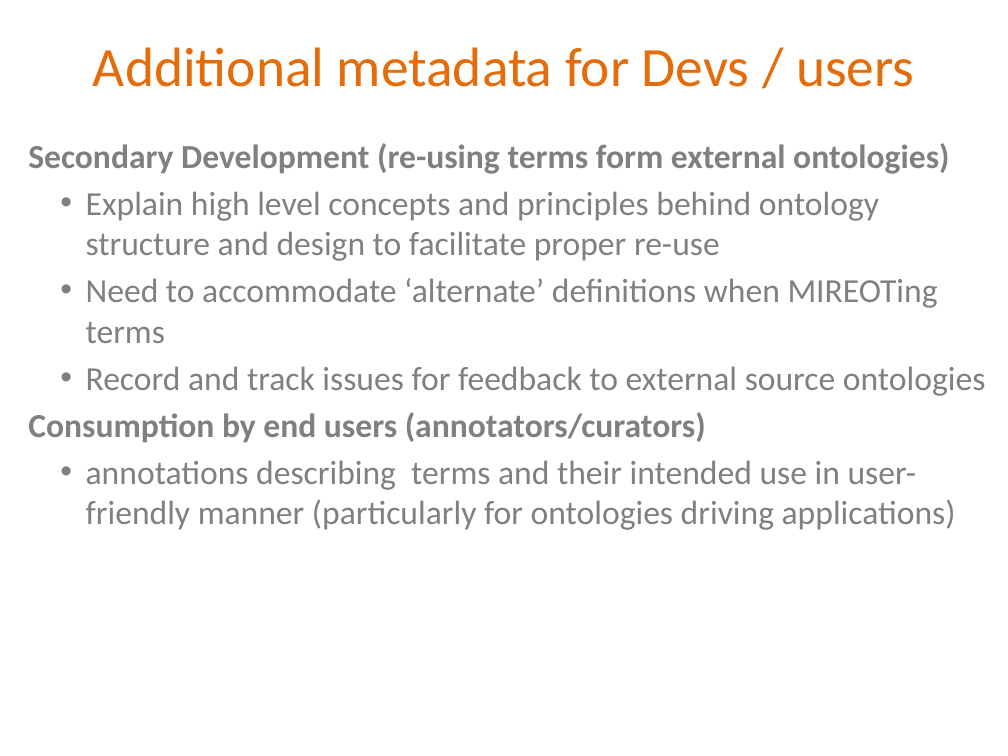
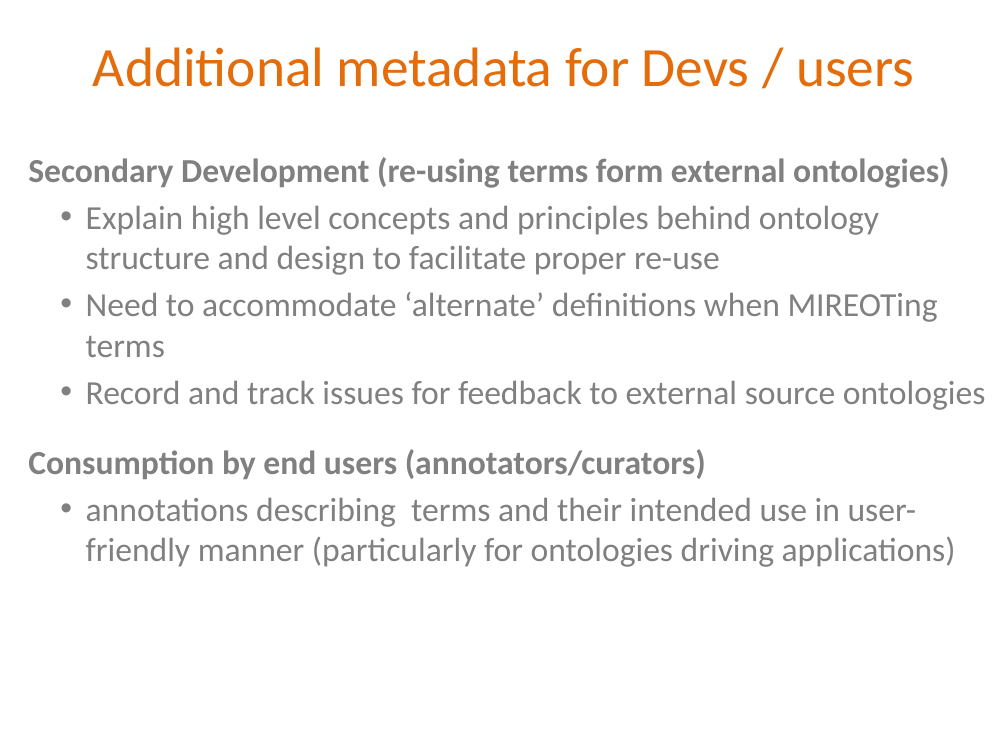
Before and after one commit to obi-ontology/obi-legacy-svn, a slide deck: slide 19 of trunk/docs/presentations/OBI workshop Oct 2011 Philly/Metadata_requirements.pptx. Drawn at 1008x756 pixels with LibreOffice and Linux fonts; fonts in the diff are those of the drawing. Boxes give left, top, right and bottom in pixels: in the first picture for what was removed or moved away, otherwise in the second. Text is boxed around its words. In the diff, an @@ line names an element or a change of style, - is before the commit and + after.

```diff
--- a/trunk/docs/presentations/OBI workshop Oct 2011 Philly/Metadata_requirements.pptx
+++ b/trunk/docs/presentations/OBI workshop Oct 2011 Philly/Metadata_requirements.pptx
@@ text "Secondary Development (re-using terms form ..." rewrapped from (x1=28, y1=143, x2=985, y2=530) to (x1=28, y1=157, x2=985, y2=567) @@
```
Also in this commit, not shown: 2 other slides changed, 3 slides added.
